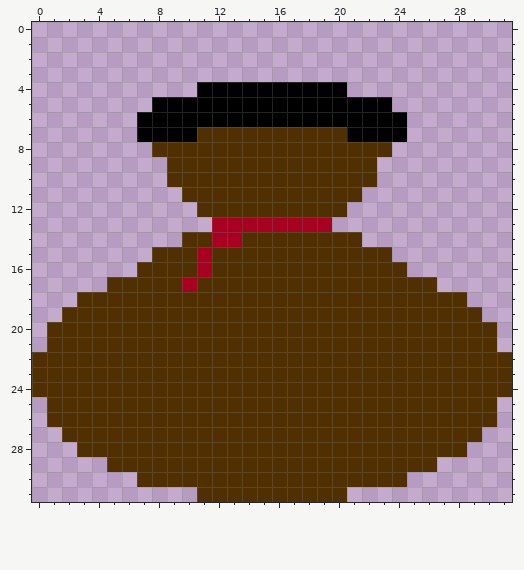
Two states of a pixel-art sprite, Assets/Art/loot_icon.png. That is the earlier state.
The file is 32x32 pixels.
New version:
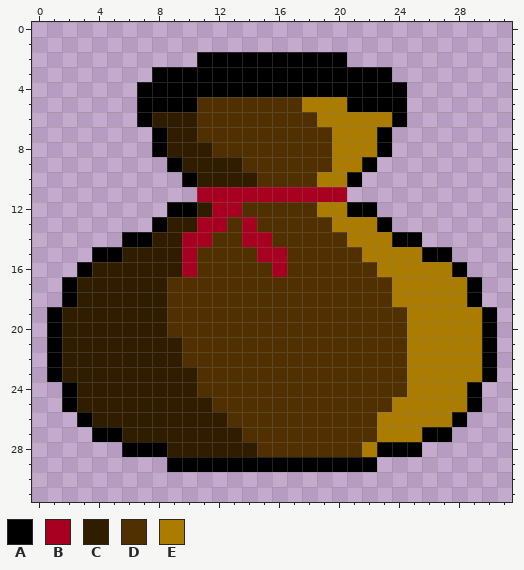
Palette (. is transparent): A #000000  B #a80020  C #301d00  D #503000  E #ac7c00
Commit message: Adding new upgrade Icons
Change:
Changed rows in their new state; - is an unchanged pixel.
first column x 0:
 2 -----------AAAAAAAAAA-----------
 3 --------AAAAAAAAAAAAAAAA--------
 4 -------AAAA----------AAAA-------
 5 -------A---DDDDDDDEEE---A-------
 6 --------CCCDDDDDDDDEEEEE--------
 7 -------.-CC---------EEE-.-------
 8 --------ACCC--------EEEA--------
 9 ---------ACCCC------EEA---------
10 ---------.ACCCC----EEA.---------
11 ----------.BBBBBBBBBB.----------
12 ---------AACBB-----EEAA---------
13 --------ACCB-D-DDDDDEEEA--------
14 ------AACCBBDDBB-----EEEAA------
15 ----AACCCCBD---BB-----EEEEAA----
16 ---ACCCCCCBD----B------EEEEEA---
17 --ACCCCCC-D-------------EEEEEA--
18 --ACCCCCC---------------EEEEEA--
19 -ACCCCCCC----------------EEEEEA-
20 -ACCCCCCC----------------EEEEEA-
21 -ACCCCCCCC---------------EEEEEA-
22 .ACCCCCCCC---------------EEEEEA.
23 .ACCCCCCCCC--------------EEEEEA.
24 ..ACCCCCCCC--------------EEEEA..
25 -.ACCCCCCCCC------------EEEEEA.-
26 -..ACCCCCCCCC----------EEEEEA..-
27 --..AACCCCCCCC---------EEEAA..--
28 ---...AAACCCCCC-------EAAA...---
29 -----....AAAAAAAAAAAAAA....-----
30 -------..................-------
31 -----------..........-----------
Where, in picture pixels (left, top, right, bottom), the same in both pictures:
changed: (32, 52, 512, 502)
